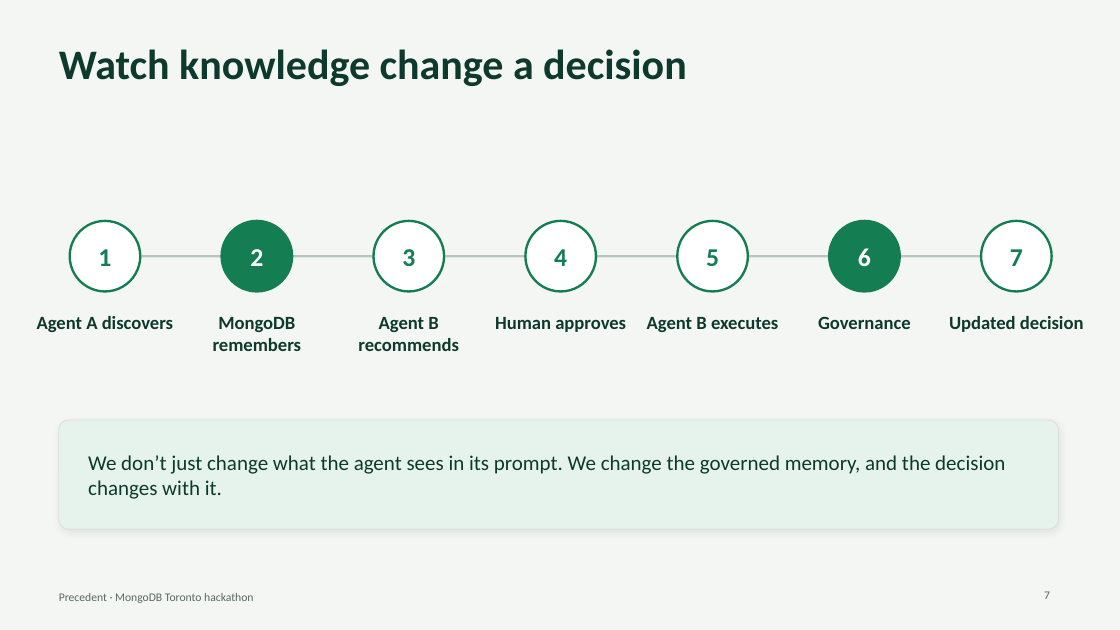
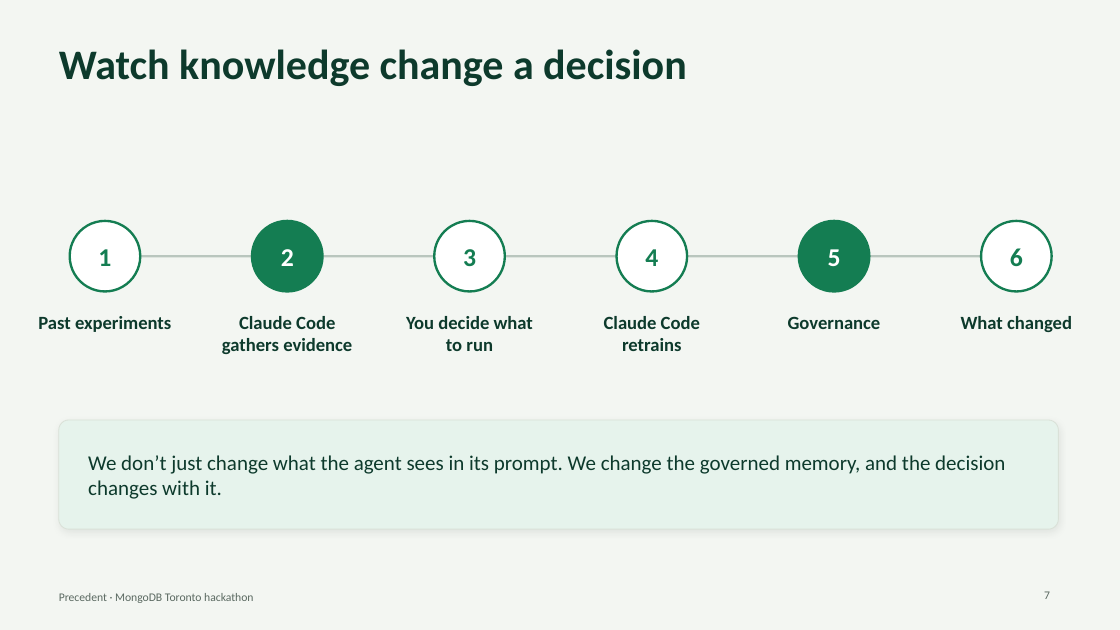
Before and after one commit to SalmaRoshdy-YG/Hackathon-project, a slide deck: slide 7 of docs/deck/precedent-deck.pptx. Drawn at 1120x630 pixels with LibreOffice and Linux fonts; fonts in the diff are those of the drawing. Boxes give left, top, right and bottom in pixels: in the first picture for what was removed or moved away, otherwise in the second. Text is boxed around its words. In the diff, an @@ line names an element or a change of style, - is before the commit and + after.

```diff
--- a/docs/deck/precedent-deck.pptx
+++ b/docs/deck/precedent-deck.pptx
@@ text "2": place and size @@
-text "2" at bbox=[250, 249, 263, 266]
+text "2" at bbox=[281, 249, 294, 266]
@@ ellipse: place and size @@
-ellipse at bbox=[222, 221, 292, 292]
+ellipse at bbox=[252, 221, 323, 292]
@@ text "3": place and size @@
-text "3" at bbox=[402, 249, 415, 266]
+text "3" at bbox=[463, 249, 476, 266]
@@ ellipse: place and size @@
-ellipse at bbox=[374, 221, 444, 292]
+ellipse at bbox=[434, 221, 505, 292]
@@ ellipse removed at bbox=[525, 221, 596, 292] @@
@@ text "4": place and size @@
-text "4" at bbox=[554, 249, 567, 266]
+text "4" at bbox=[645, 249, 658, 266]
@@ ellipse: place and size @@
-ellipse at bbox=[677, 221, 748, 292]
+ellipse at bbox=[617, 221, 687, 292]
@@ ellipse: place and size @@
-ellipse at bbox=[829, 221, 900, 292]
+ellipse at bbox=[799, 221, 870, 292]
@@ text "5": place and size @@
-text "5" at bbox=[706, 249, 719, 266]
+text "5" at bbox=[828, 249, 841, 266]
@@ text "5" at bbox=[828, 249, 841, 266]: text colour #147D52 to #FFFFFF @@
@@ text "6": place and size @@
-text "6" at bbox=[858, 248, 871, 266]
+text "6" at bbox=[1010, 248, 1023, 266]
@@ text "6" at bbox=[1010, 248, 1023, 266]: text colour #FFFFFF to #147D52 @@
@@ text removed at bbox=[1010, 249, 1023, 266] @@
-7
@@ text at bbox=[38, 316, 171, 332]: text changed @@
-Agent A discovers
+Past experiments
@@ text removed at bbox=[213, 317, 302, 351] @@
-MongoDB remembers
@@ text added at bbox=[222, 316, 352, 354], 16 pt, text #0D3A2C, bold @@
+Claude Code gathers evidence
@@ text removed at bbox=[358, 317, 458, 351] @@
-Agent B recommends
@@ text added at bbox=[406, 316, 533, 351], 16 pt, text #0D3A2C, bold @@
+You decide what to run
@@ text removed at bbox=[495, 317, 626, 332] @@
-Human approves
@@ text added at bbox=[604, 316, 700, 351], 16 pt, text #0D3A2C, bold @@
+Claude Code retrains
@@ text removed at bbox=[647, 317, 778, 332] @@
-Agent B executes
@@ text "Governance": place and size @@
-text "Governance" at bbox=[818, 316, 911, 329]
+text "Governance" at bbox=[788, 316, 881, 329]
@@ text at bbox=[961, 316, 1072, 332]: text changed @@
-Updated decision
+What changed
```
Also in this commit, not shown: 5 other slides changed, 1 slide added, 1 slide removed, 1 other file.
